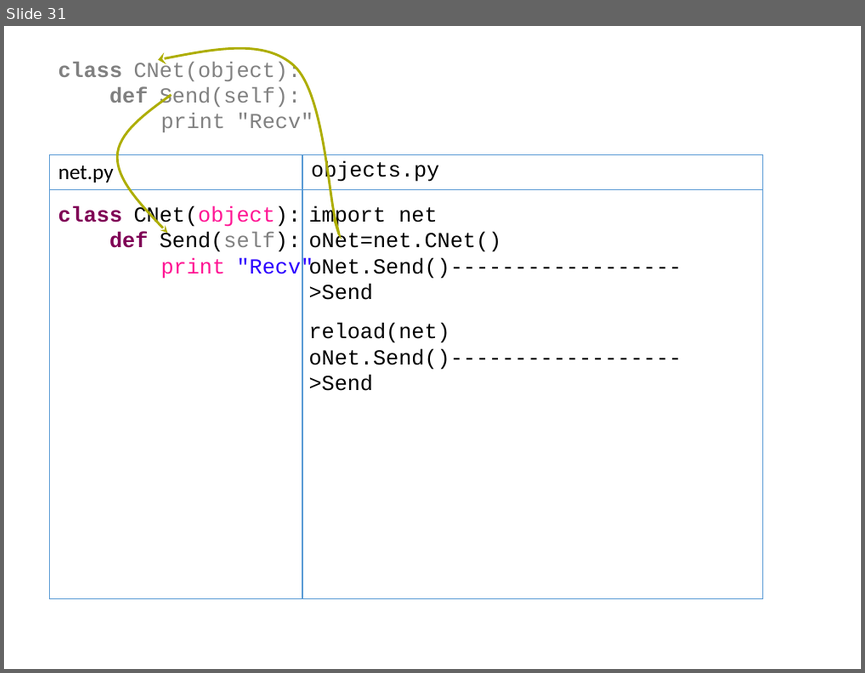
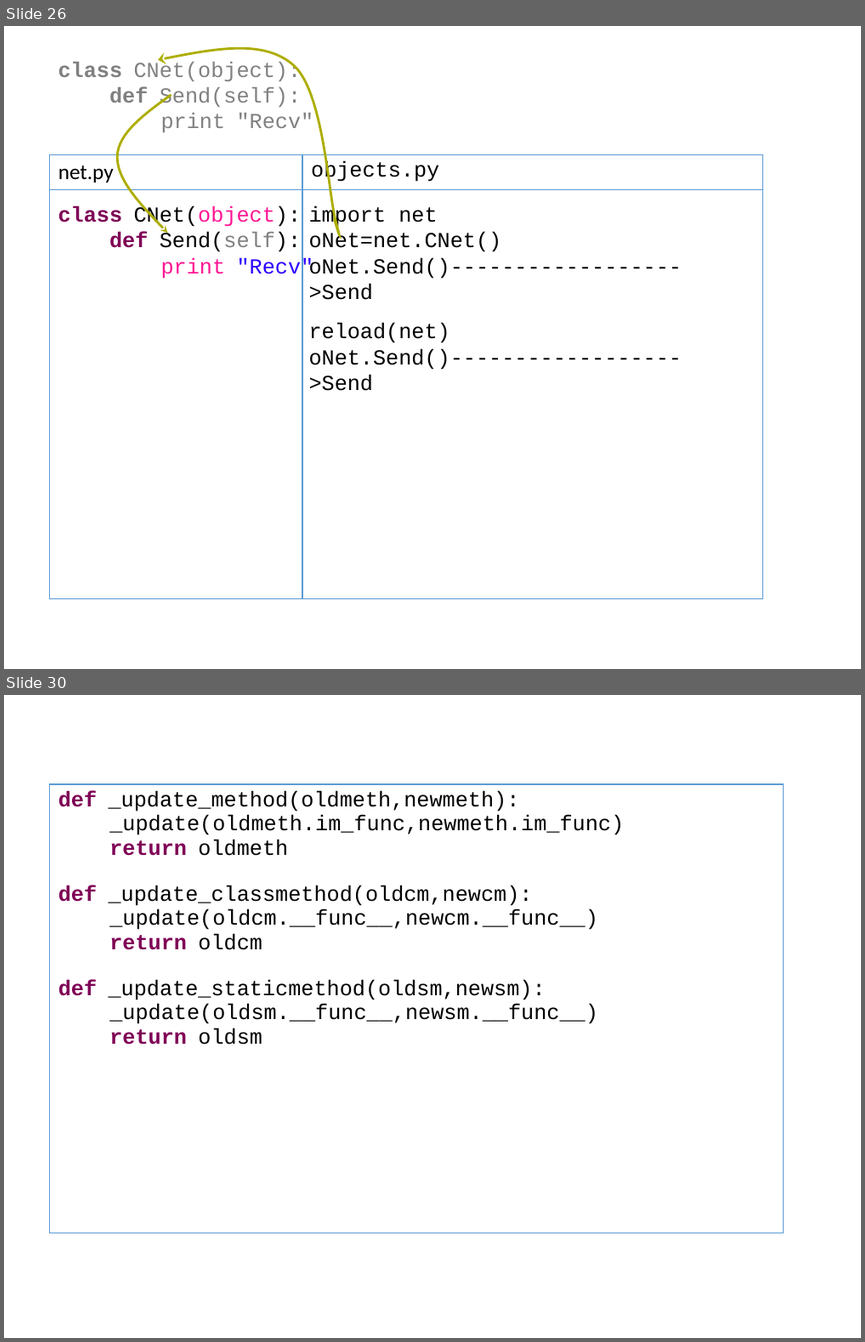
Before and after one commit to menfeng/studynote, a slide deck: python/source code/import/import.pptx. Shown one above the other, each under a label of ours: slide 31 before the commit, slides 26 and 30 after it; the slides between them are not shown. The pictures are 865x673 and 865x1342 pixels, drawn with LibreOffice and Linux fonts; fonts in the diff are those of the drawing. Boxes give left, top, right and bottom in pixels: in the first picture for what was removed or moved away, otherwise in the second. Text is boxed around its words. In the diff, an @@ line names an element or a change of style, - is before the commit and + after.

```diff
--- a/python/source code/import/import.pptx
+++ b/python/source code/import/import.pptx
@@ slide 30 added at (4,695,861,1338), background #FFFFFF @@
@@ table added at (49,784,783,1232), 1 rows, 1 columns @@
+def _update_method(oldmeth,newmeth): / _update(oldmeth.im_func,newmeth.im_func) / return oldmeth / def _update_classmethod(oldcm,newcm): / _update(oldcm.__func__,newcm.__func__) / return oldcm / def _update_staticmethod(oldsm,newsm): / _update(oldsm.__func__,newsm.__func__) / return oldsm
@@ what was slide 31 is now slide 26 @@
```
Also in this commit, not shown: 3 slides changed, 22 other slides added, 5 slides removed.
